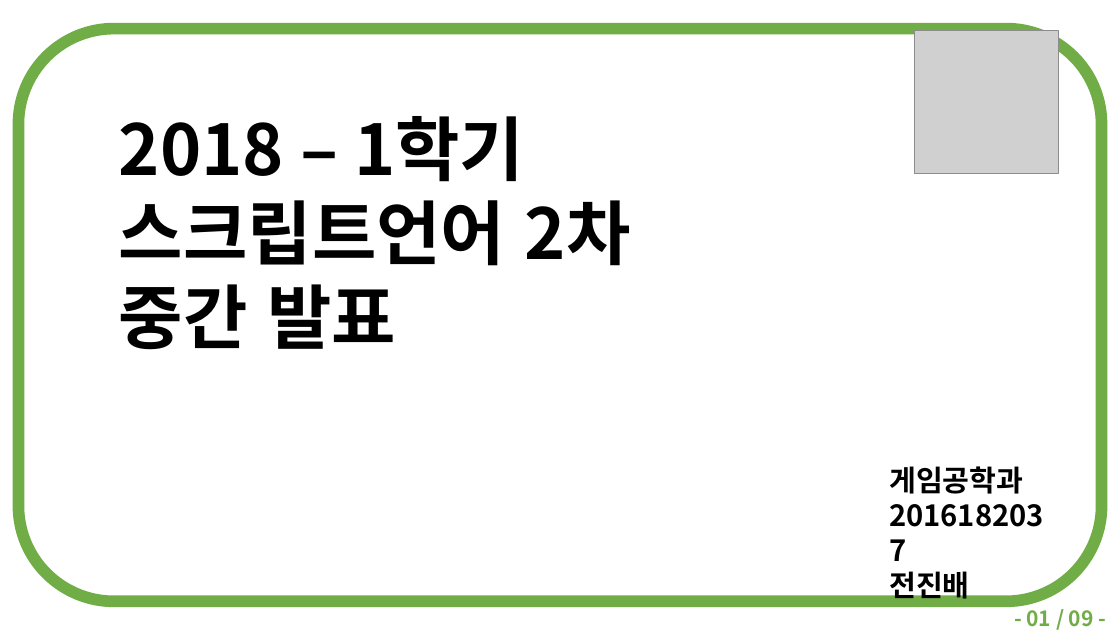
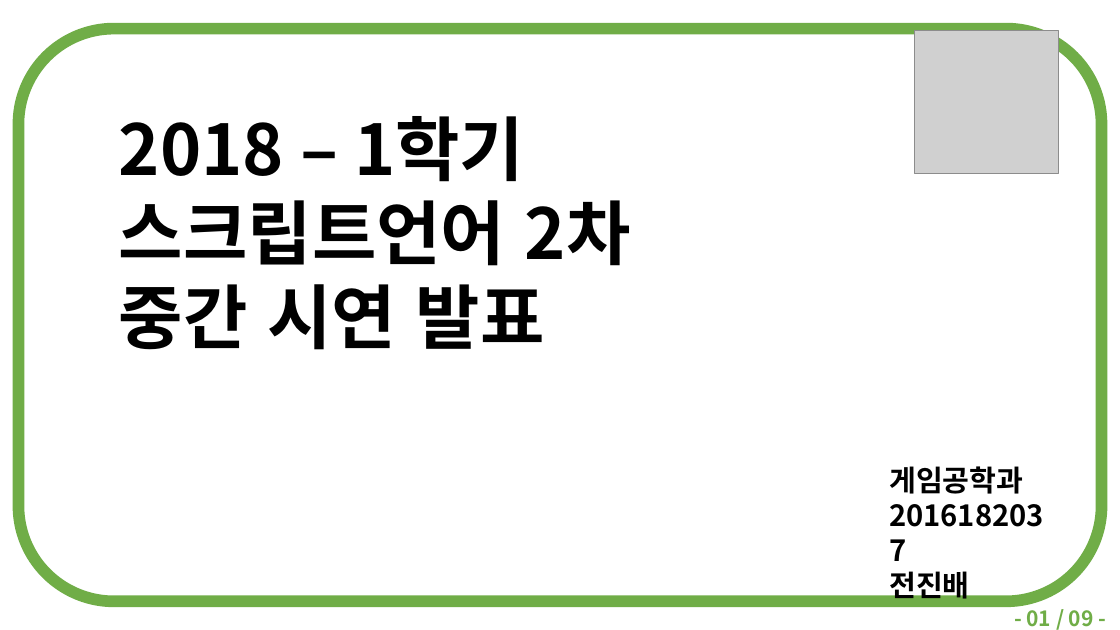
Before and after one commit to doood4/2018_OpenAPI, a slide deck: slide 1 of ppt/2016182037-스크립트언어 2차발표.pptx. Drawn at 1120x630 pixels with LibreOffice and Linux fonts; fonts in the diff are those of the drawing; grey boxes stand for pictures. Boxes give left, top, right and bottom in pixels: in the first picture for what was removed or moved away, otherwise in the second. Text is boxed around its words. In the diff, an @@ line names an element or a change of style, - is before the commit and + after.

```diff
--- a/ppt/2016182037-스크립트언어 2차발표.pptx
+++ b/ppt/2016182037-스크립트언어 2차발표.pptx
@@ text at (x1=119, y1=284, x2=545, y2=350): text changed @@
-중간 발표
+중간 시연 발표
```
Also in this commit, not shown: 5 other slides changed, 8 other files.
